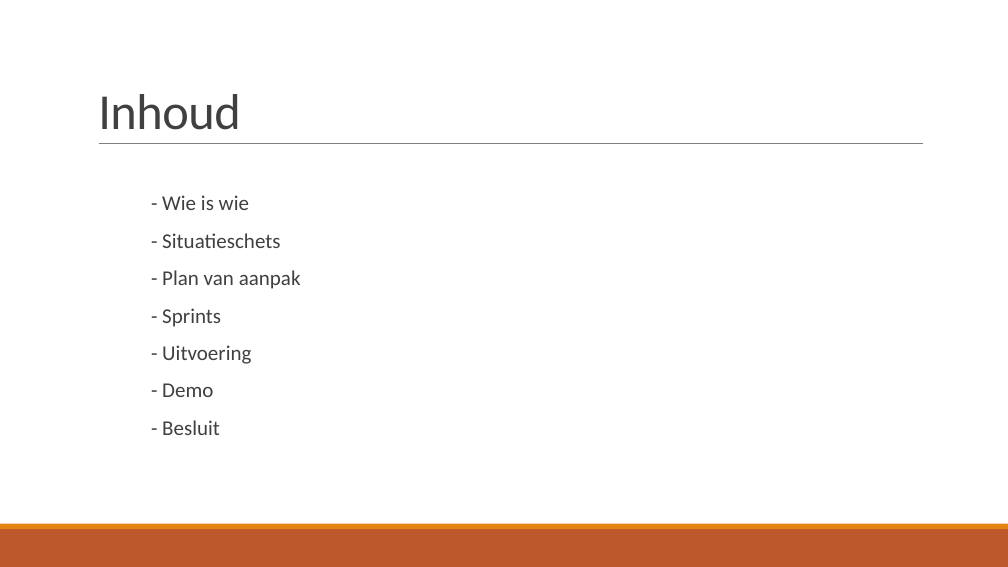
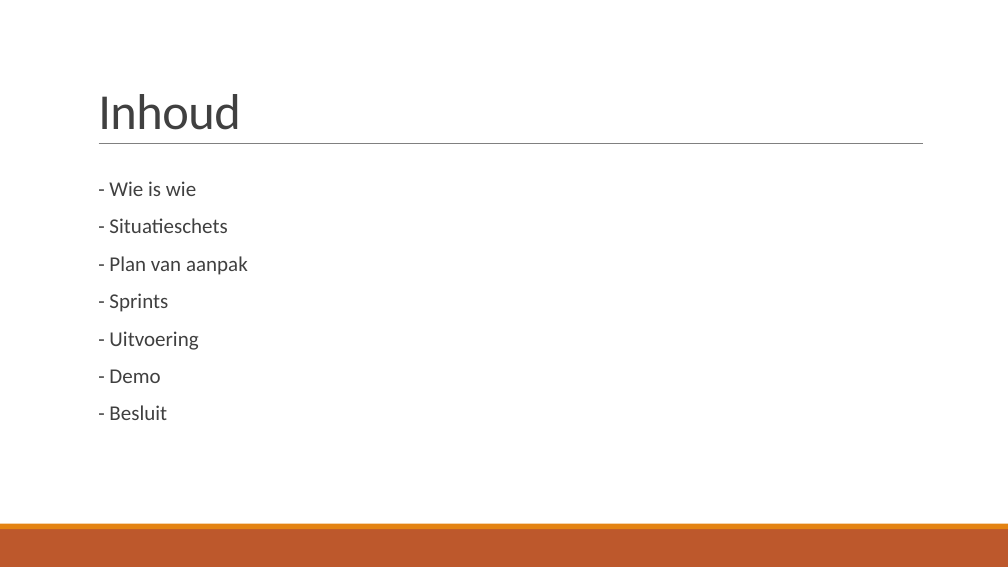
Before and after one commit to JouriTas/Projectwerk-IT-project, a slide deck: slide 2 of Scrum Artifacts/Sprint5/IT-Projectwerk 2022.pptx. Drawn at 1008x567 pixels with LibreOffice and Linux fonts; fonts in the diff are those of the drawing. Boxes give left, top, right and bottom in pixels: in the first picture for what was removed or moved away, otherwise in the second. Text is boxed around its words. In the diff, an @@ line names an element or a change of style, - is before the commit and + after.

```diff
--- a/Scrum Artifacts/Sprint5/IT-Projectwerk 2022.pptx
+++ b/Scrum Artifacts/Sprint5/IT-Projectwerk 2022.pptx
@@ text "- Wie is wie": place and size @@
-text "- Wie is wie" at (162, 195, 301, 435)
+text "- Wie is wie" at (109, 181, 248, 420)
```
Also in this commit, not shown: 4 other slides changed, 1 slide added, 1 other file.
